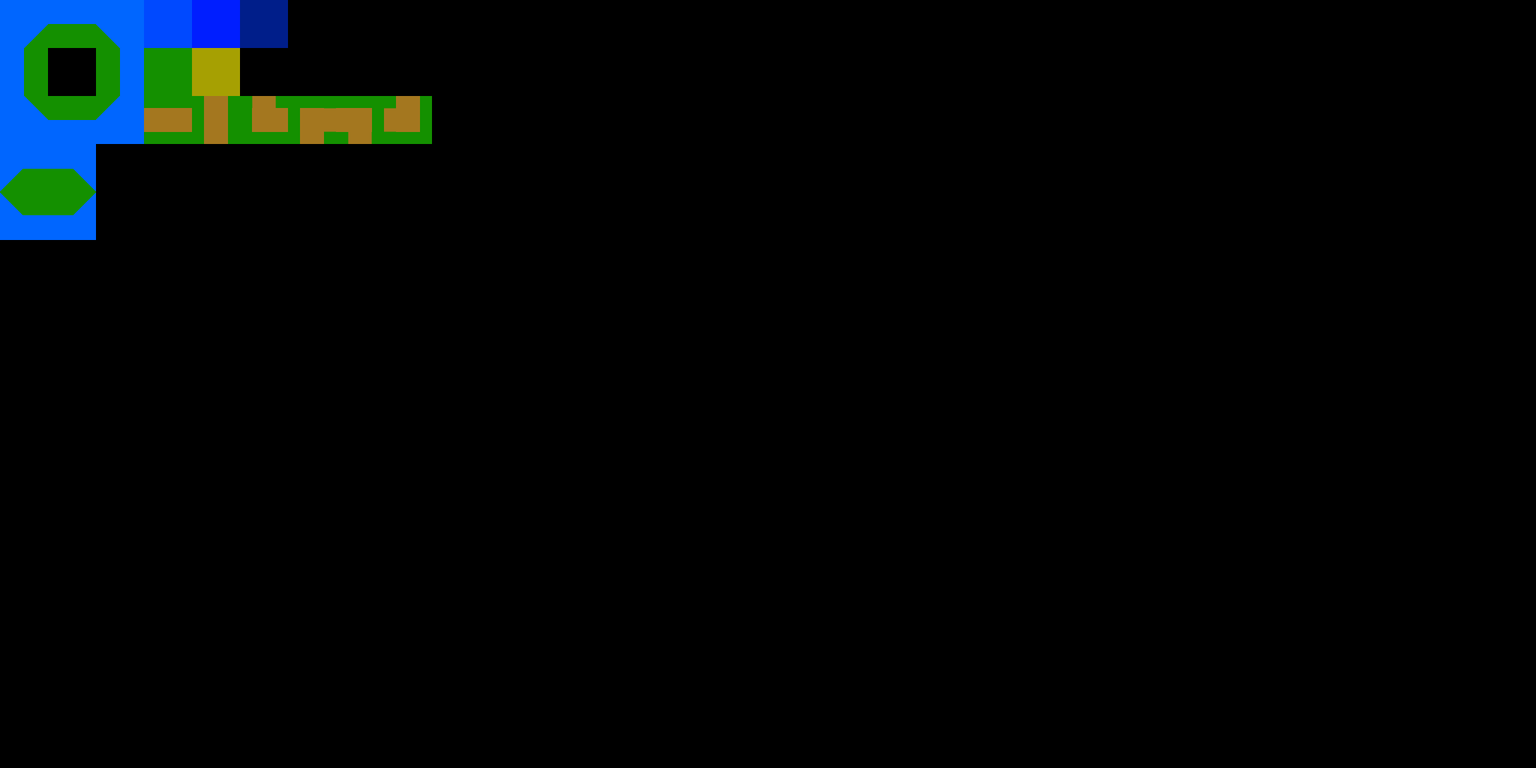
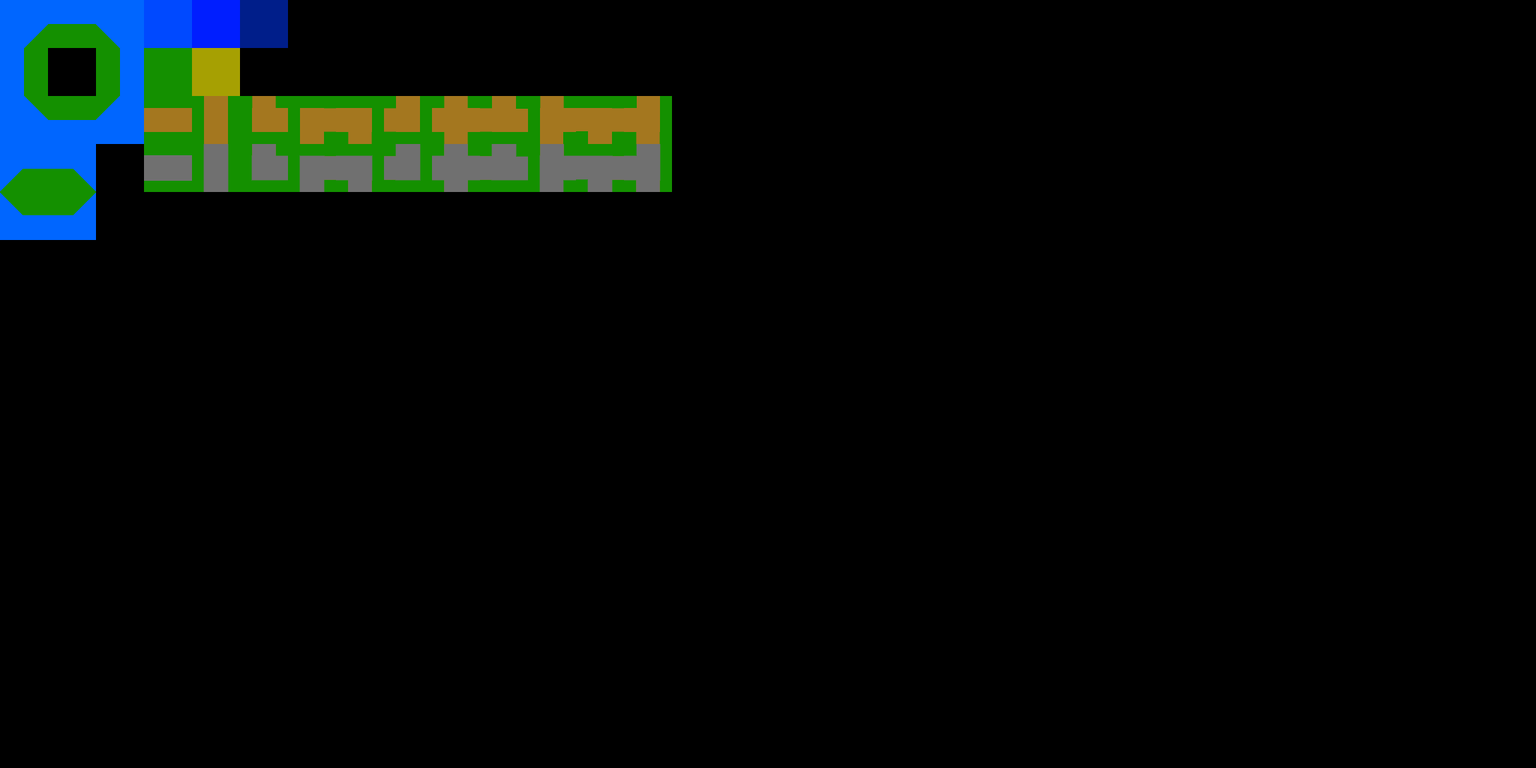
Before/after of a (1536, 768) layered artwork. What changed in the layer stack:
added group "walls" with 11 layers above "roads" over [left=143, top=143, right=672, bottom=192]
added layer "Layer 33" (1st of 2, in "walls") in group "walls" over [left=623, top=143, right=672, bottom=192]
added layer "Layer 32" (1st of 2, in "walls") in group "walls" over [left=575, top=143, right=624, bottom=192]
added layer "Layer 31" (1st of 2, in "walls") in group "walls" over [left=527, top=143, right=576, bottom=192]
added layer "Layer 30" (1st of 2, in "walls") in group "walls" over [left=479, top=143, right=528, bottom=192]
added layer "Layer 29" (1st of 2, in "walls") in group "walls" over [left=431, top=143, right=480, bottom=192]
added layer "Layer 26" (1st of 2, in "walls") in group "walls" over [left=383, top=143, right=432, bottom=192]
added layer "Layer 25" (1st of 2, in "walls") in group "walls" over [left=335, top=143, right=384, bottom=192]
added layer "Layer 24" (1st of 2, in "walls") in group "walls" over [left=287, top=143, right=336, bottom=192]
added layer "Layer 23" (1st of 2, in "walls") in group "walls" over [left=239, top=143, right=288, bottom=192]
added layer "Layer 22" (1st of 2, in "walls") in group "walls" over [left=191, top=143, right=240, bottom=192]
added layer "Layer 21" (1st of 2, in "walls") in group "walls" over [left=143, top=143, right=192, bottom=192]
added layer "Layer 33" (2nd of 2, in "roads") in group "roads" over [left=623, top=95, right=672, bottom=144]
added layer "Layer 32" (2nd of 2, in "roads") in group "roads" over [left=575, top=95, right=624, bottom=144]
added layer "Layer 31" (2nd of 2, in "roads") in group "roads" over [left=527, top=95, right=576, bottom=144]
added layer "Layer 30" (2nd of 2, in "roads") in group "roads" over [left=479, top=95, right=528, bottom=144]
added layer "Layer 29" (2nd of 2, in "roads") in group "roads" over [left=431, top=95, right=480, bottom=144]
